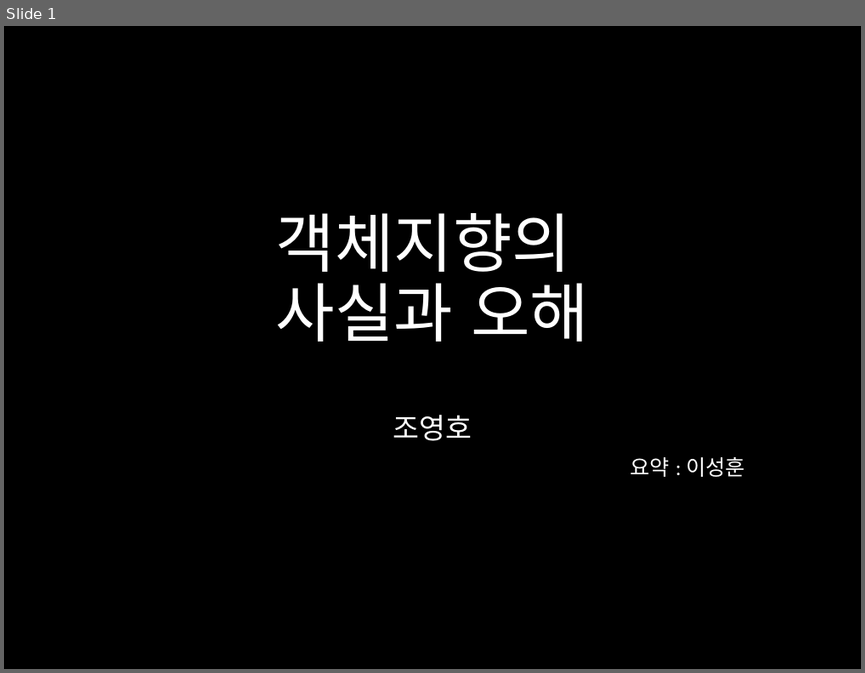
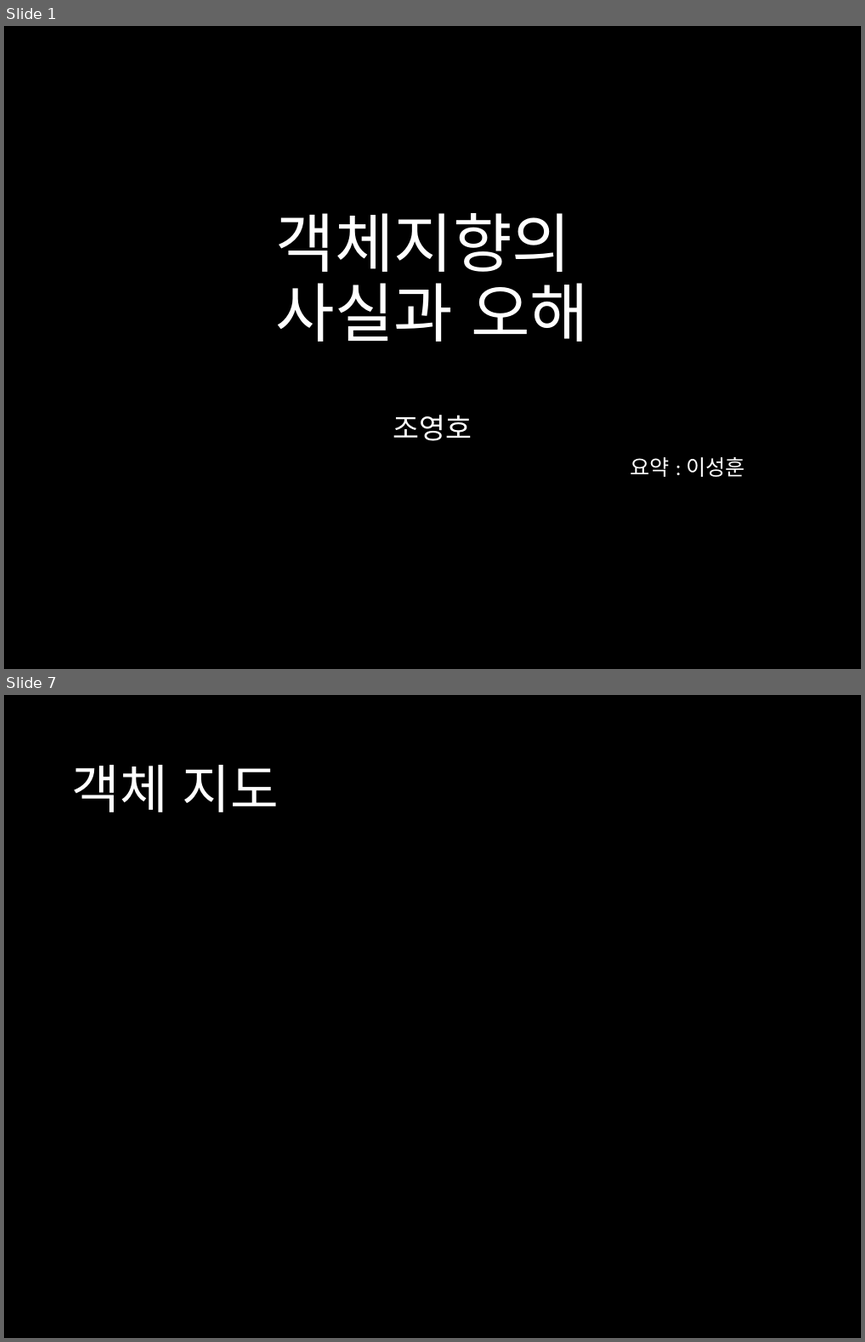
Before and after one commit to harrisleesh/Review, a slide deck: 객체지향의 사실과 오해.pptx. Shown one above the other, each under a label of ours: slide 1 before the commit, slides 1 and 7 after it; the slides between them are not shown. The pictures are 865x673 and 865x1342 pixels, drawn with LibreOffice and Linux fonts; fonts in the diff are those of the drawing. Boxes give left, top, right and bottom in pixels: in the first picture for what was removed or moved away, otherwise in the second. Text is boxed around its words. In the diff, an @@ line names an element or a change of style, - is before the commit and + after.

Commit message:
객체지향의 사실과 오해
~chap 5.
chap 1. 협력
chap 2. 객체지향 패러다임
chap 3. 타입과 추상화
chap 4. 역할,책임,협력
chap 5. 책임과 메시지

```diff
--- a/객체지향의 사실과 오해.pptx
+++ b/객체지향의 사실과 오해.pptx
@@ slide 7 added at [4, 695, 861, 1338], background #000000 @@
@@ title added at [71, 765, 279, 812], 44 pt, text #FFFFFF @@
+객체 지도
```
Also in this commit, not shown: 7 other slides added, 1 slide removed.
